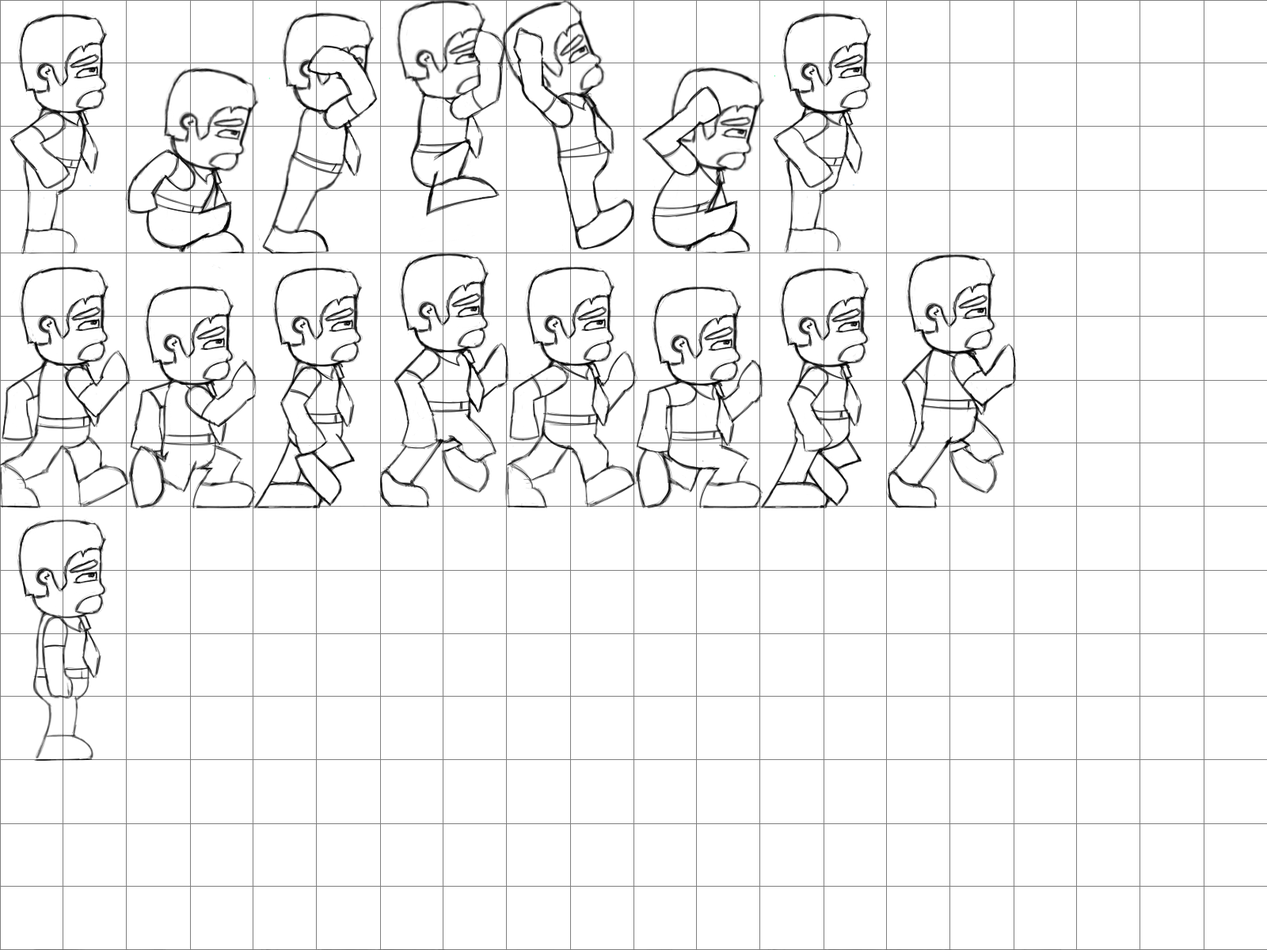
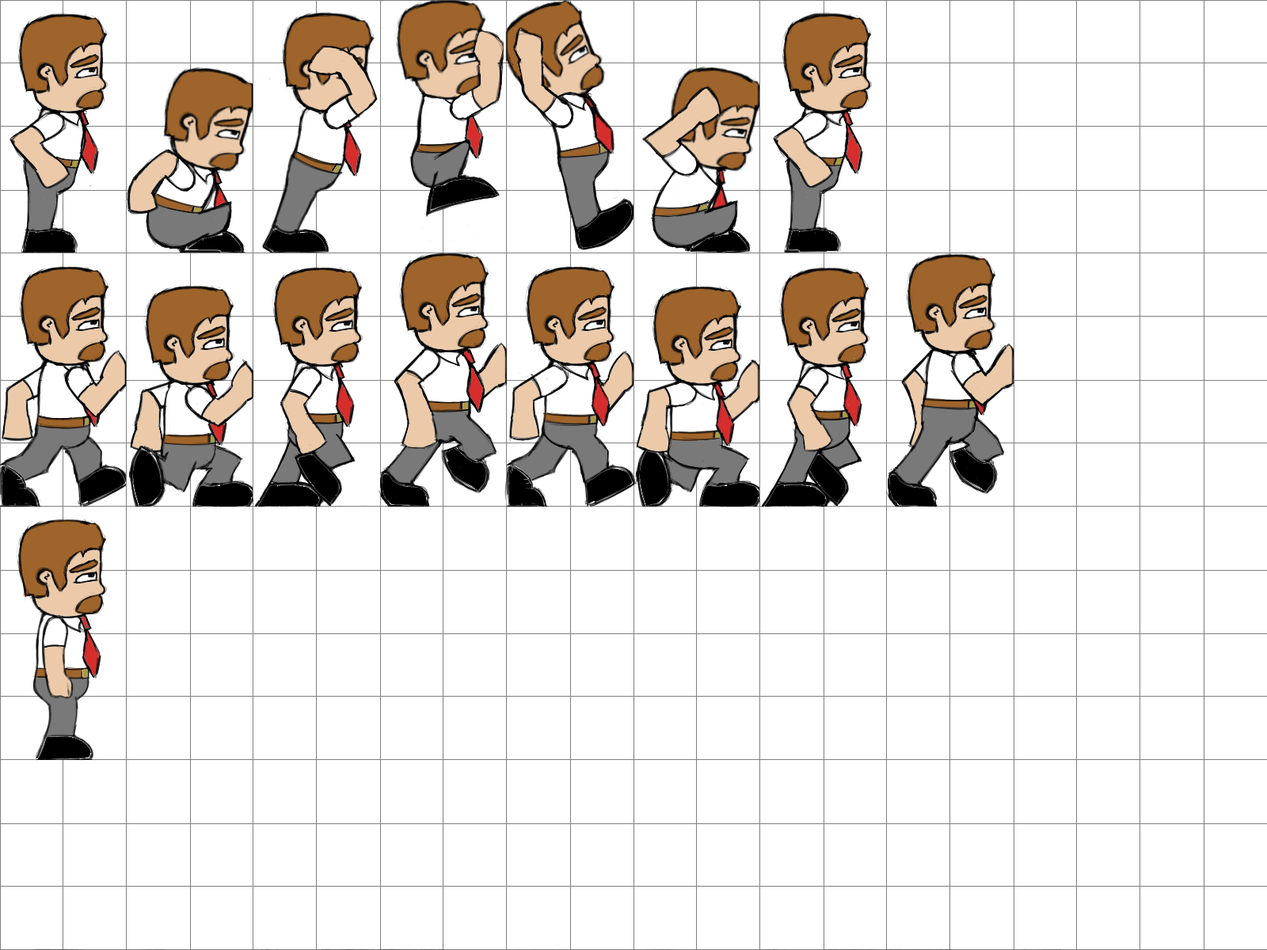
Revision of a layered 1267 x 950 image; what changed, layer by layer:
painted on "Layer 01" over box(0, 0, 1061, 950)
hid "Background (Sketchbook)" over box(0, 0, 1061, 950)
